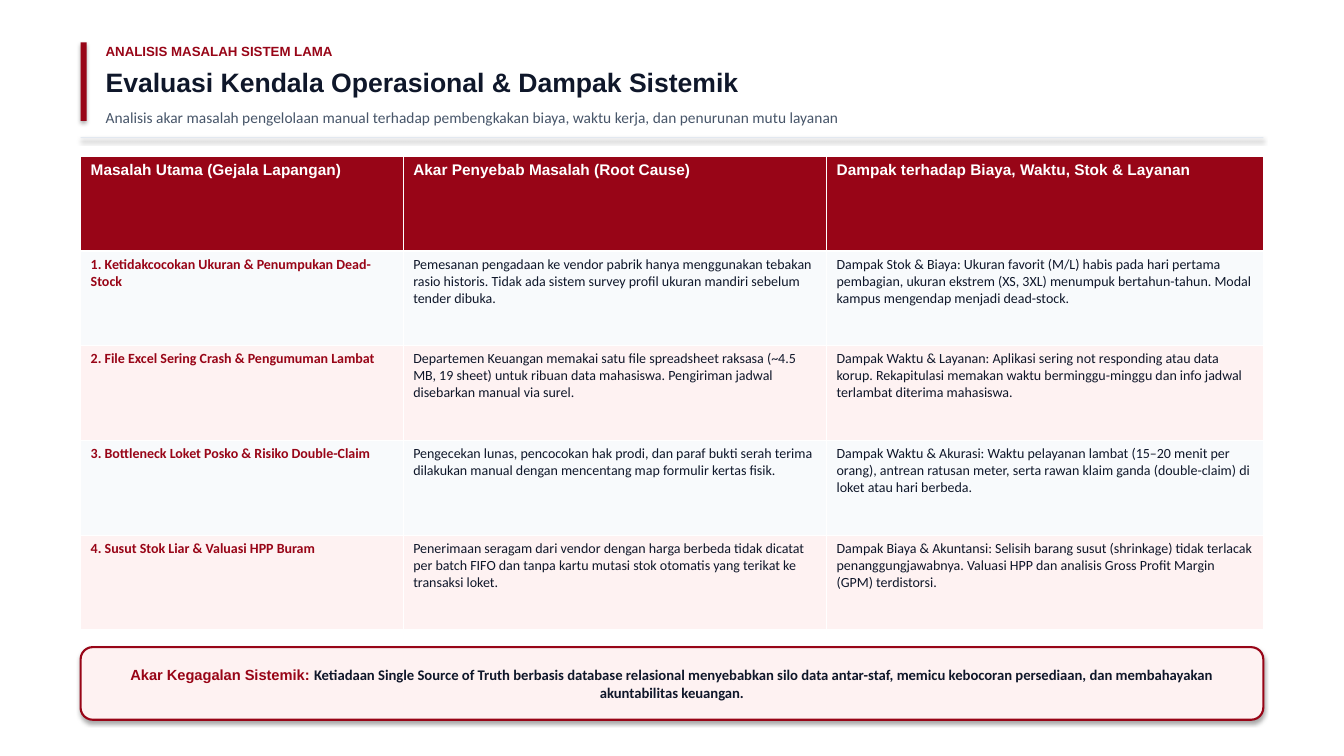
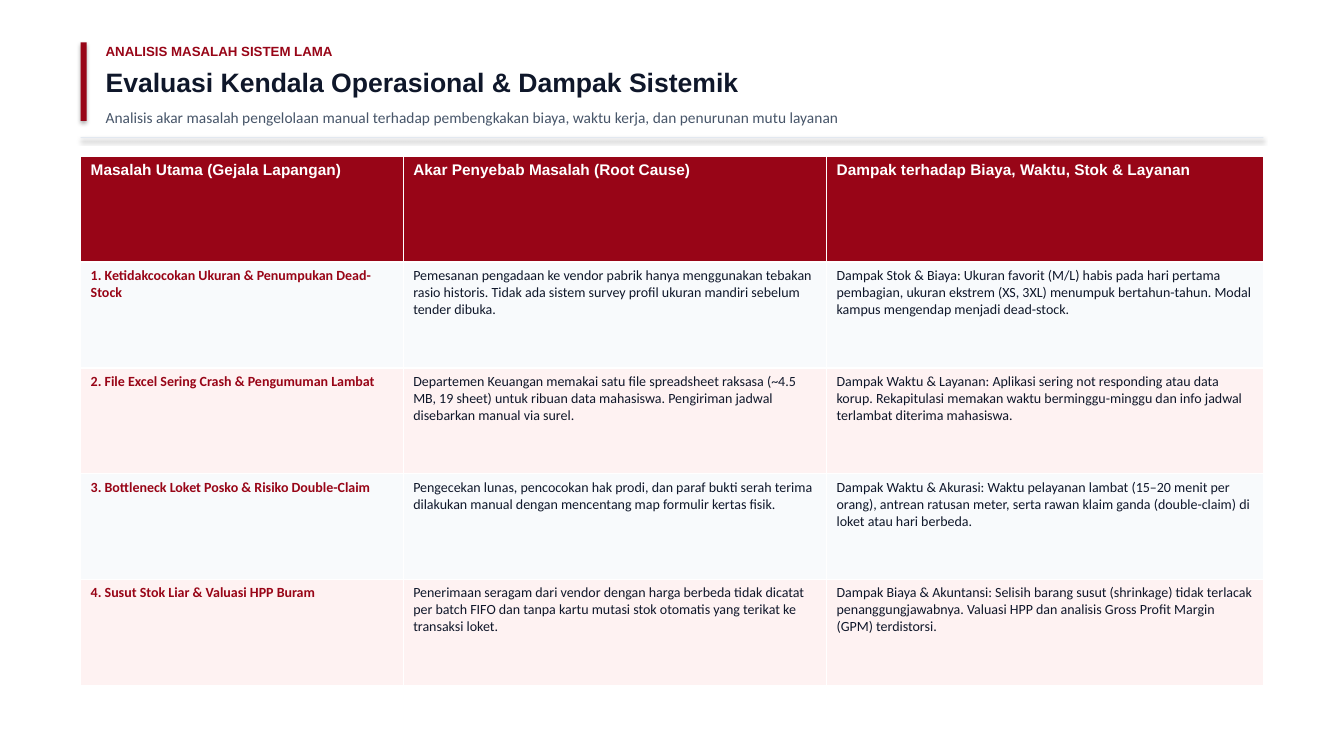
Before and after one commit to hildan-anugrah/tectnospark, a slide deck: slide 3 of HorizonU_Uniform_UniStock_SCM_Presentasi_Technospark.pptx. Drawn at 1344x756 pixels with LibreOffice and Linux fonts; fonts in the diff are those of the drawing. Boxes give left, top, right and bottom in pixels: in the first picture for what was removed or moved away, otherwise in the second. Text is boxed around its words. In the diff, an @@ line names an element or a change of style, - is before the commit and + after.

```diff
--- a/HorizonU_Uniform_UniStock_SCM_Presentasi_Technospark.pptx
+++ b/HorizonU_Uniform_UniStock_SCM_Presentasi_Technospark.pptx
@@ table: place and size @@
-table at (81, 156, 1263, 630)
+table at (81, 156, 1263, 686)
@@ rounded rectangle removed at (81, 647, 1263, 720) @@
-Akar Kegagalan Sistemik: Ketiadaan Single Source of Truth berbasis database relasional menyebabkan silo data antar-staf, memicu kebocoran persediaan, dan membahayakan akuntabilitas keuangan.
```
Also in this commit, not shown: 7 other slides changed, 2 other files.
